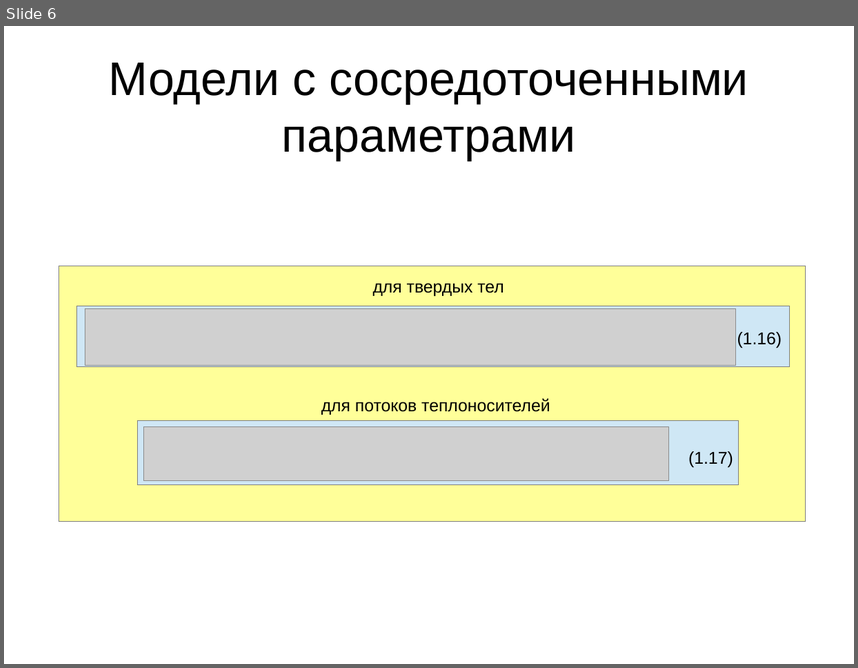
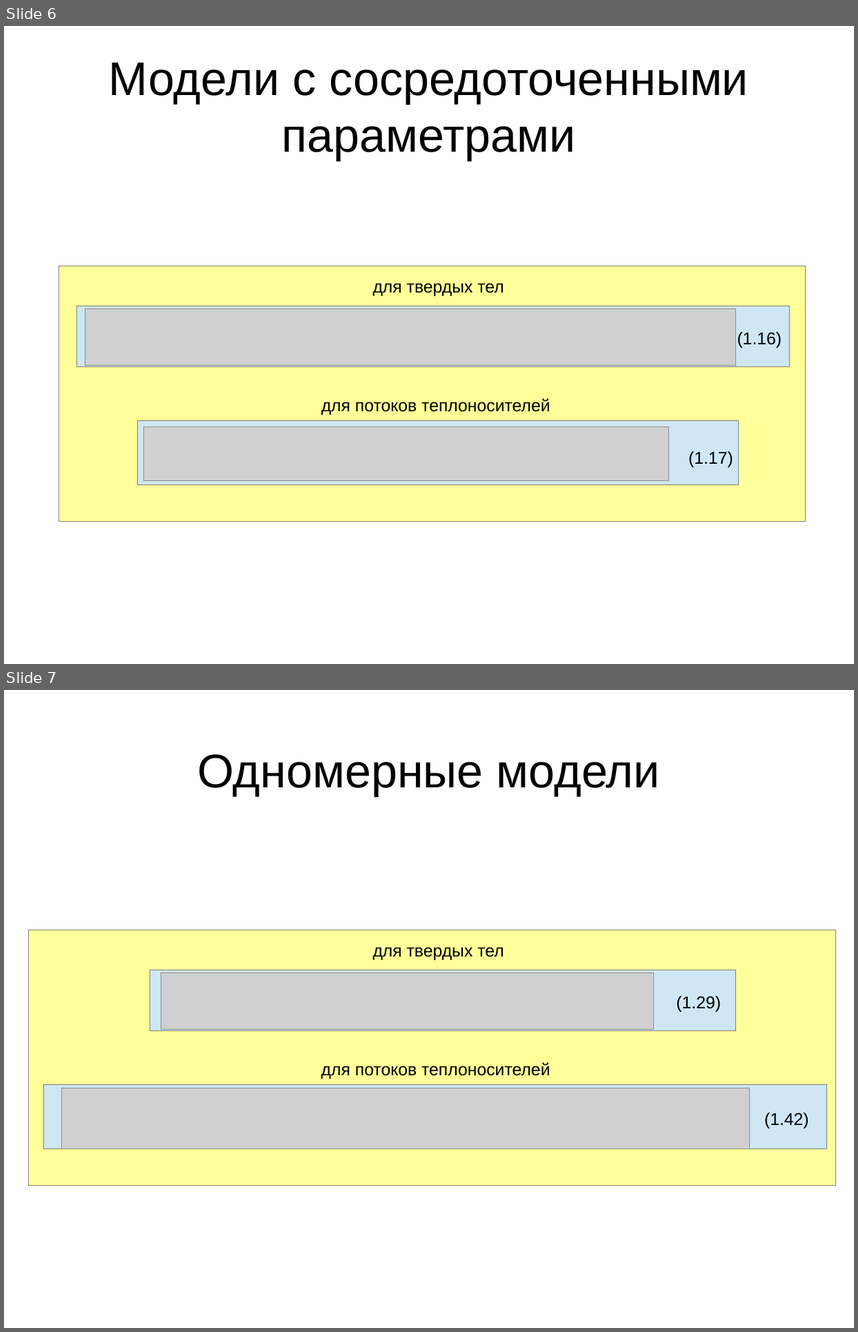
Before and after one commit to yagodar/altium-visualization-tool, a slide deck: data/documents/dissertation/yagodarov/Презентация.odp. Shown one above the other, each under a label of ours: slide 6 before the commit, slides 6 and 7 after it. The pictures are 858x668 and 858x1332 pixels, drawn with LibreOffice and Linux fonts; fonts in the diff are those of the drawing; grey boxes stand for pictures. Boxes give left, top, right and bottom in pixels: in the first picture for what was removed or moved away, otherwise in the second. Text is boxed around its words. In the diff, an @@ line names an element or a change of style, - is before the commit and + after.

```diff
--- a/data/documents/dissertation/yagodarov/Презентация.odp
+++ b/data/documents/dissertation/yagodarov/Презентация.odp
@@ slide 7 added at (4, 690, 854, 1328), background #FFFFFF @@
@@ title added at (197, 754, 660, 796), 44 pt, text #000000 @@
+Одномерные модели
@@ rectangle added at (28, 930, 835, 1185), fill #FFFF99, outline #808080 0 pt @@
@@ text added at (373, 947, 504, 960), 16 pt, text #000000 @@
+для твердых тел
@@ rectangle added at (150, 970, 736, 1031), fill #CFE7F5, outline #808080 0 pt @@
@@ picture added at (161, 972, 653, 1029) @@
@@ text added at (676, 996, 721, 1012), 16 pt, text #000000 @@
+(1.29)
@@ text added at (321, 1062, 550, 1078), 16 pt, text #000000 @@
+для потоков теплоносителей
@@ rectangle added at (43, 1085, 827, 1149), fill #CFE7F5, outline #808080 0 pt @@
@@ picture added at (62, 1088, 750, 1148) @@
@@ text added at (764, 1112, 809, 1128), 16 pt, text #000000 @@
+(1.42)
```
Also in this commit, not shown: 4 slides changed, 1 other slide added, 3 slides removed, 2 other files.
